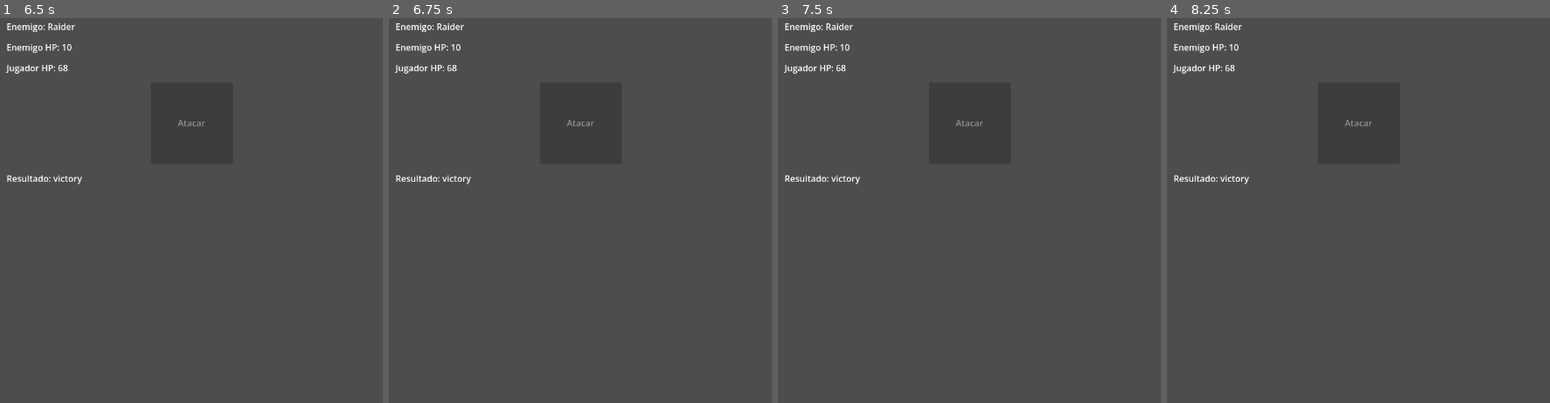
Above: before the commit, frames 1-4 (left to right).
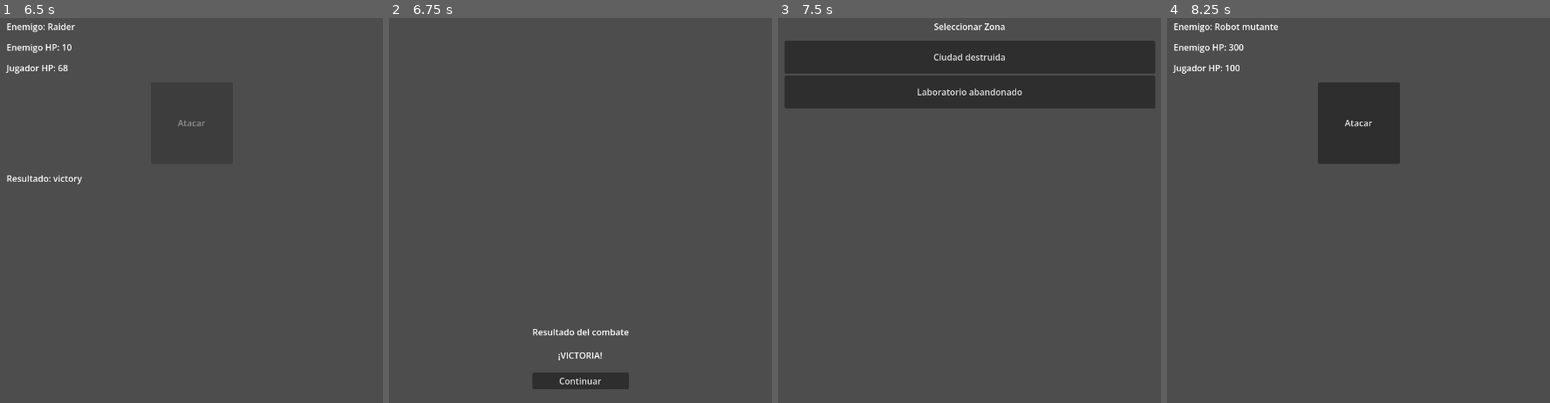
Above: after the commit, the same moments.

Repository: MirandaFrancoCBA/apocalypsheep
Game: Godot game, scene res://scenes/main_menu.tscn
Same seed, same stepped clock (60 frames per second), same inputs: the game is played once before the commit and once after it.
Inputs (mouse positions are in pixels of both pictures, inside the frame that each line leads up to):
- Up to frame 1 (6.5 s): click "JUGAR" at 0.5 s; click "Ciudad destruida" at 1.25 s; click "Atacar" at 2 s; click "Atacar" at 2.75 s; click "Atacar" at 3.5 s; tap Enter at 4.25, 5.75 s; tap Space at 5 s
- Up to frame 2 (6.75 s): tap Space at 6.5 s
- Up to frame 3 (7.5 s): click (969, 379) at 7.25 s, where only the run after the commit has a clickable "Continuar"
- Up to frame 4 (8.25 s): click (1358, 91) at 8 s, where only the run after the commit has a clickable "Laboratorio abandonado"

Frame 1 is identical in both runs. In frame 2, 2.1% of the frame differs, in the area x 1-63%, y 1-97%; in frame 3, 16%, in the area x 1-99%, y 1-44%; in frame 4, 0.4%.

Commit message:
Feat: loop completo

Diff:
--- a/data/enemies.json
+++ b/data/enemies.json
@@ -10,5 +10,17 @@
       "name": "Rata mutante",
       "hp": 30,
       "damage": 5
+    },
+    {
+      "id": "infected_scientist",
+      "name": "Infected Scientist",
+      "hp": 50,
+      "damage": 8
+    },
+    {
+      "id": "robot",
+      "name": "Robot mutante",
+      "hp": 300,
+      "damage": 5
     }
   ]
--- /dev/null
+++ b/scenes/result.tscn
@@ -0,0 +1,39 @@
+[gd_scene format=3 uid="uid://doo631d6pjvil"]
+
+[ext_resource type="Script" uid="uid://dchsng412lxan" path="res://scripts/ui/result_screen.gd" id="1_aqgun"]
+
+[node name="ResultScreen" type="Control" unique_id=1727427734]
+layout_mode = 3
+anchors_preset = 15
+anchor_right = 1.0
+anchor_bottom = 1.0
+grow_horizontal = 2
+grow_vertical = 2
+script = ExtResource("1_aqgun")
+
+[node name="CenterContainer" type="CenterContainer" parent="." unique_id=16671477]
+layout_mode = 1
+anchors_preset = 15
+anchor_right = 1.0
+anchor_bottom = 1.0
+grow_horizontal = 2
+grow_vertical = 2
+
+[node name="VBoxContainer" type="VBoxContainer" parent="CenterContainer" unique_id=703081789]
+layout_mode = 2
+theme_override_constants/separation = 20
+
+[node name="LabelTitle" type="Label" parent="CenterContainer/VBoxContainer" unique_id=6197300]
+layout_mode = 2
+text = "Resultado del combate"
+horizontal_alignment = 1
+
+[node name="LabelResult" type="Label" parent="CenterContainer/VBoxContainer" unique_id=64009753]
+layout_mode = 2
+horizontal_alignment = 1
+
+[node name="ButtonContinue" type="Button" parent="CenterContainer/VBoxContainer" unique_id=1003990004]
+layout_mode = 2
+text = "Continuar"
+
+[connection signal="pressed" from="CenterContainer/VBoxContainer/ButtonContinue" to="." method="_on_button_continue_pressed"]
--- a/scripts/ui/combat_screen.gd
+++ b/scripts/ui/combat_screen.gd
@@ -76,3 +76,6 @@
     button_attack.disabled = true
 
     print("[Combat] Resultado:", result)
+
+    await get_tree().create_timer(1.5).timeout
+    SceneManager.go_to_result()
--- /dev/null
+++ b/scripts/ui/result_screen.gd
@@ -0,0 +1,24 @@
+extends Control
+
+@onready var label_result = $CenterContainer/VBoxContainer/LabelResult
+@onready var button_continue = $CenterContainer/VBoxContainer/ButtonContinue
+
+func _ready() -> void:
+    print("[Result] Cargando pantalla")
+
+    _show_result()
+
+func _show_result() -> void:
+    var result = GameManager.get_combat_result()
+
+    if result == "victory":
+        label_result.text = "¡VICTORIA!"
+    elif result == "defeat":
+        label_result.text = "DERROTA..."
+    else:
+        label_result.text = "Resultado desconocido"
+
+func _on_button_continue_pressed() -> void:
+    print("[Result] Continuar...")
+
+    SceneManager.go_to_zone_select()
Not shown, added: scripts/ui/result_screen.gd.uid
